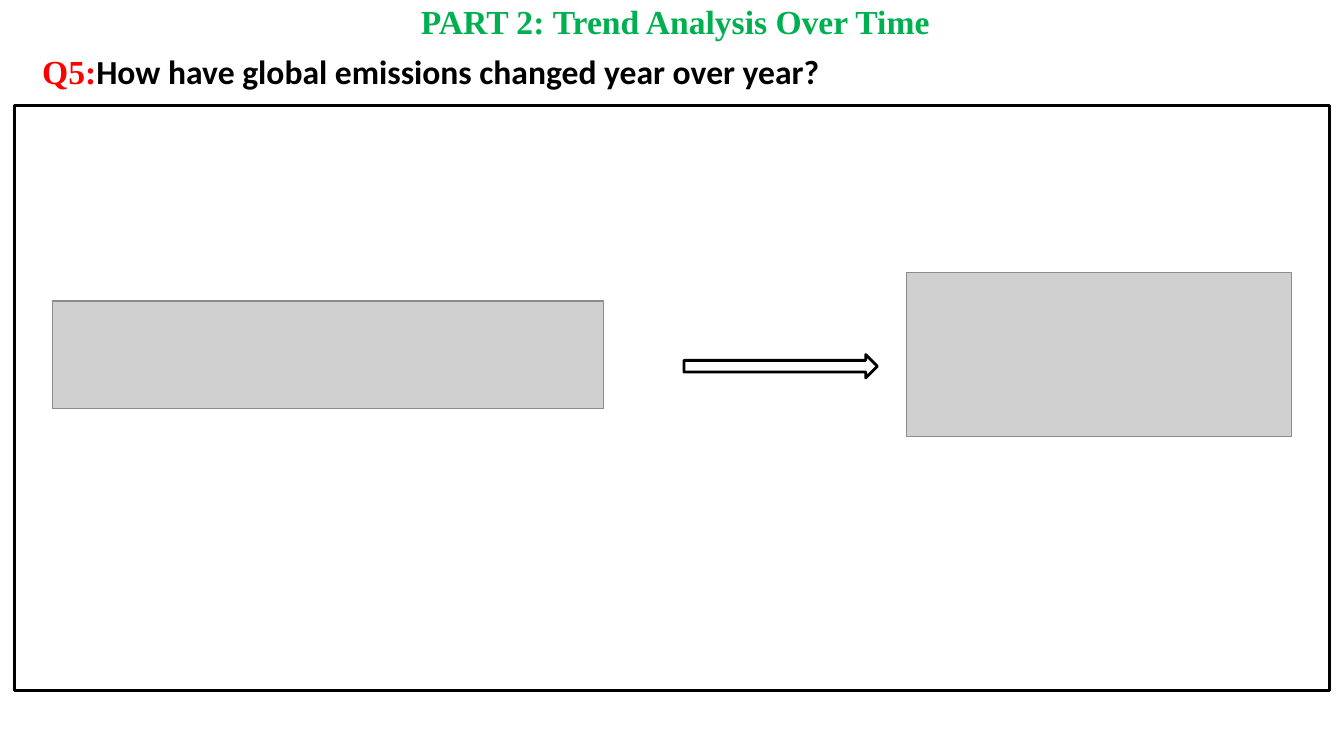
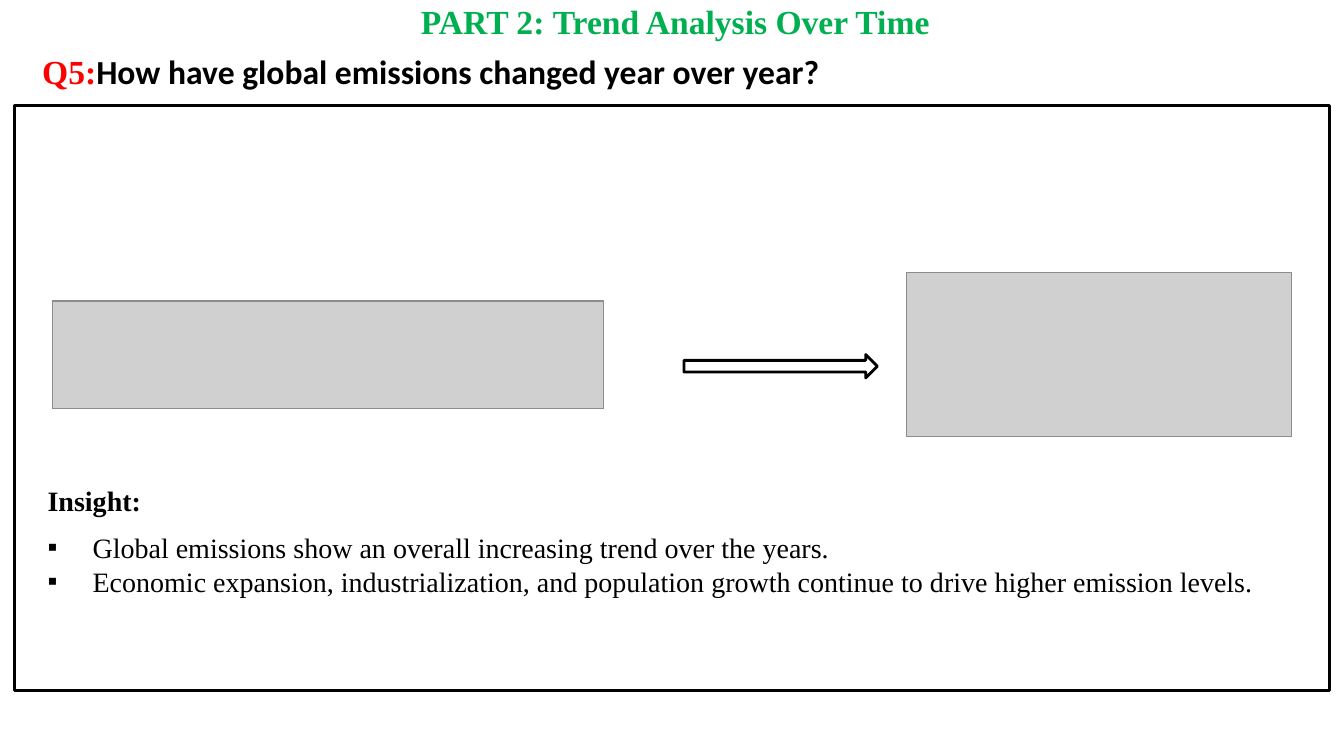
Before and after one commit to ShivaniGundla/SQL_Project, a slide deck: slide 12 of presentation/SQL_Project_Shivani_Gundla.pptx (slide 11 before the commit). Drawn at 1344x756 pixels with LibreOffice and Linux fonts; fonts in the diff are those of the drawing; grey boxes stand for pictures; background and template pictures are left out. Boxes give left, top, right and bottom in pixels: in the first picture for what was removed or moved away, otherwise in the second. Text is boxed around its words. In the diff, an @@ line names an element or a change of style, - is before the commit and + after.

```diff
--- a/presentation/SQL_Project_Shivani_Gundla.pptx
+++ b/presentation/SQL_Project_Shivani_Gundla.pptx
@@ text added at [48, 491, 141, 517], 20 pt, text #000000, bold @@
+Insight:
@@ text added at [93, 538, 1252, 597], 20 pt, text #000000 @@
+▪ Global emissions show an overall increasing trend over the years.
+▪ Economic expansion, industrialization, and population growth continue to drive higher emission levels.
```
Also in this commit, not shown: 16 other slides changed, 2 slides added, 2 slides removed.
